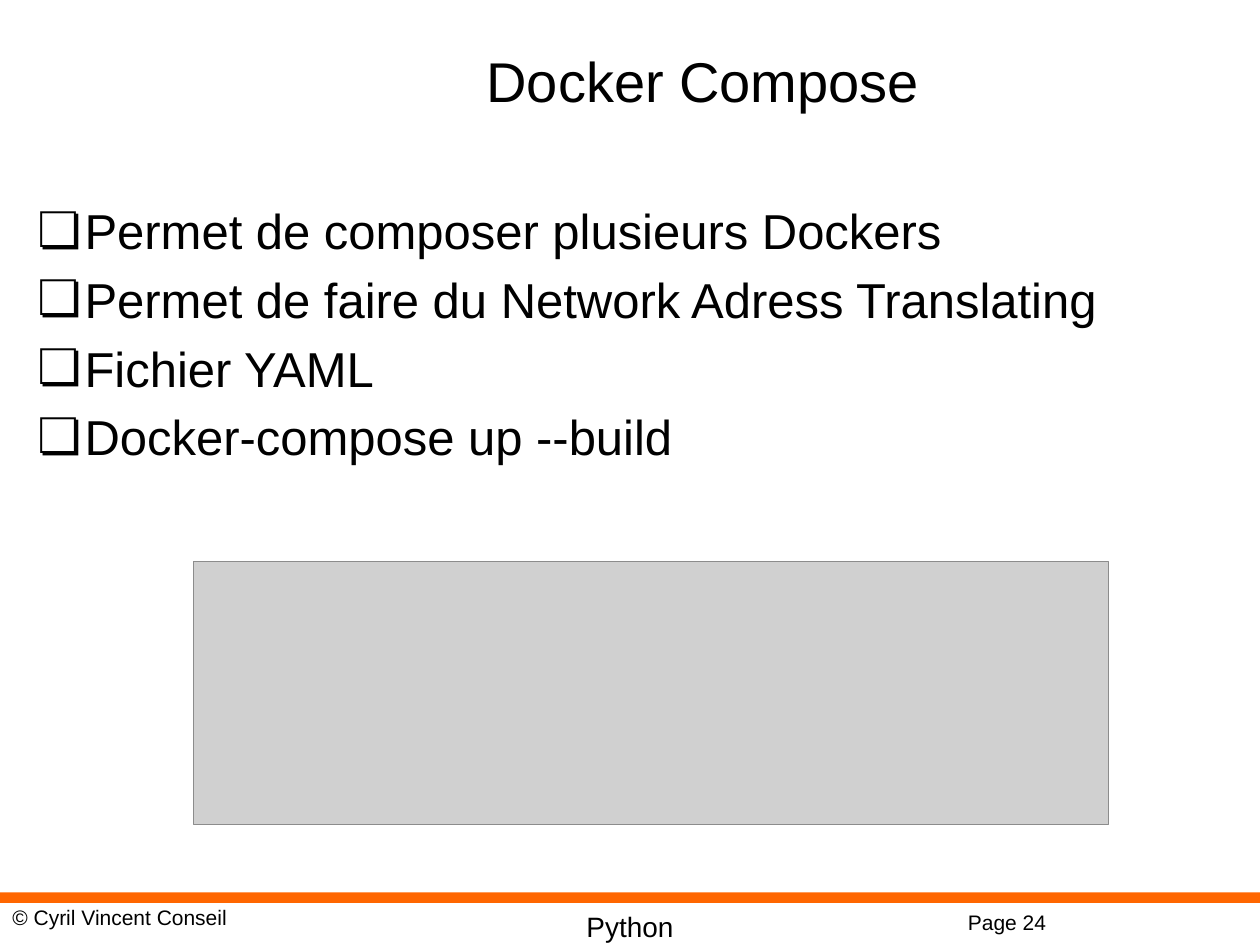
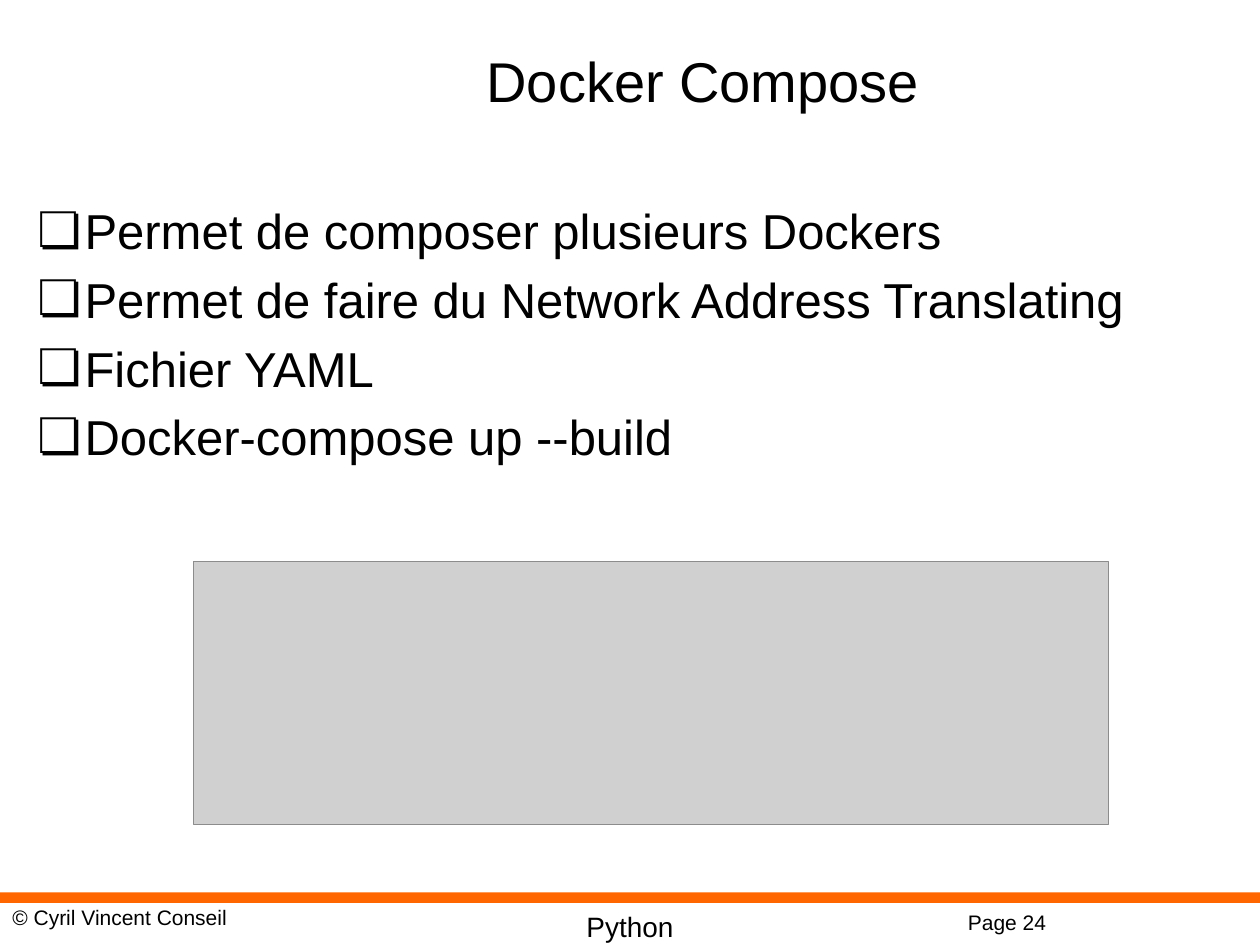
Before and after one commit to cyrilvincent/dotnetcore, a slide deck: slide 24 of ppt/Docker.pptx. Drawn at 1260x945 pixels with LibreOffice and Linux fonts; fonts in the diff are those of the drawing; grey boxes stand for pictures; background and template pictures are left out. Boxes give left, top, right and bottom in pixels: in the first picture for what was removed or moved away, otherwise in the second. Text is boxed around its words. In the diff, an @@ line names an element or a change of style, - is before the commit and + after.

```diff
--- a/ppt/Docker.pptx
+++ b/ppt/Docker.pptx
@@ text at <box>85,282,1123,328</box>: text changed @@
-❏ Permet de faire du Network Adress Translating
+❏ Permet de faire du Network Address Translating
```
Also in this commit, not shown: 2 other files.
